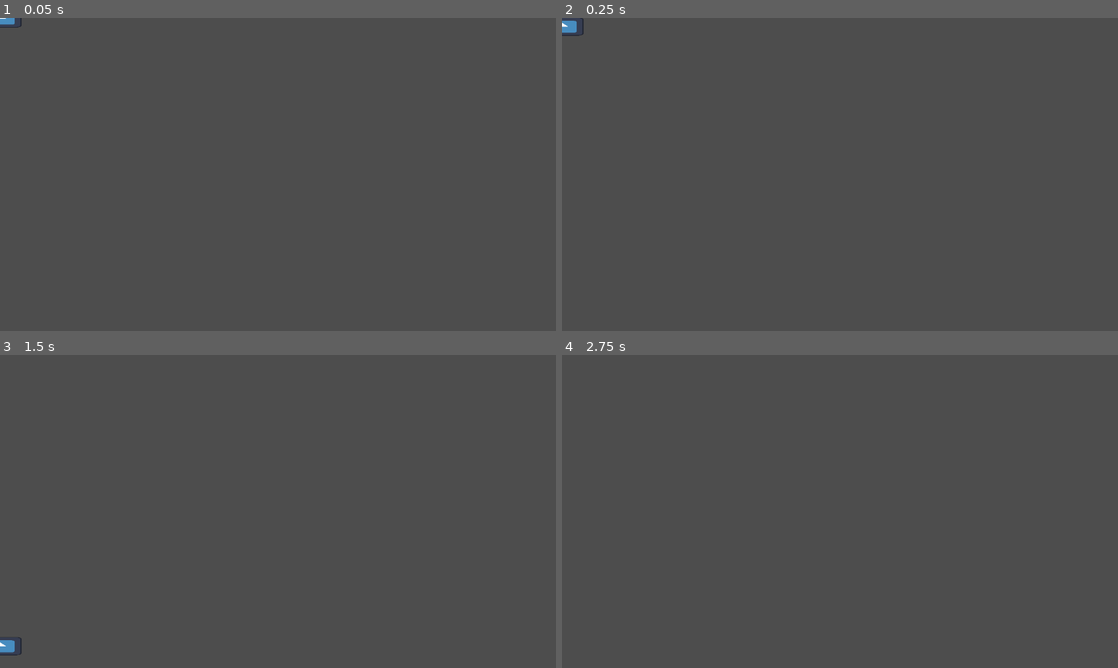
Above: before the commit, frames 1-4 (two rows, left to right).
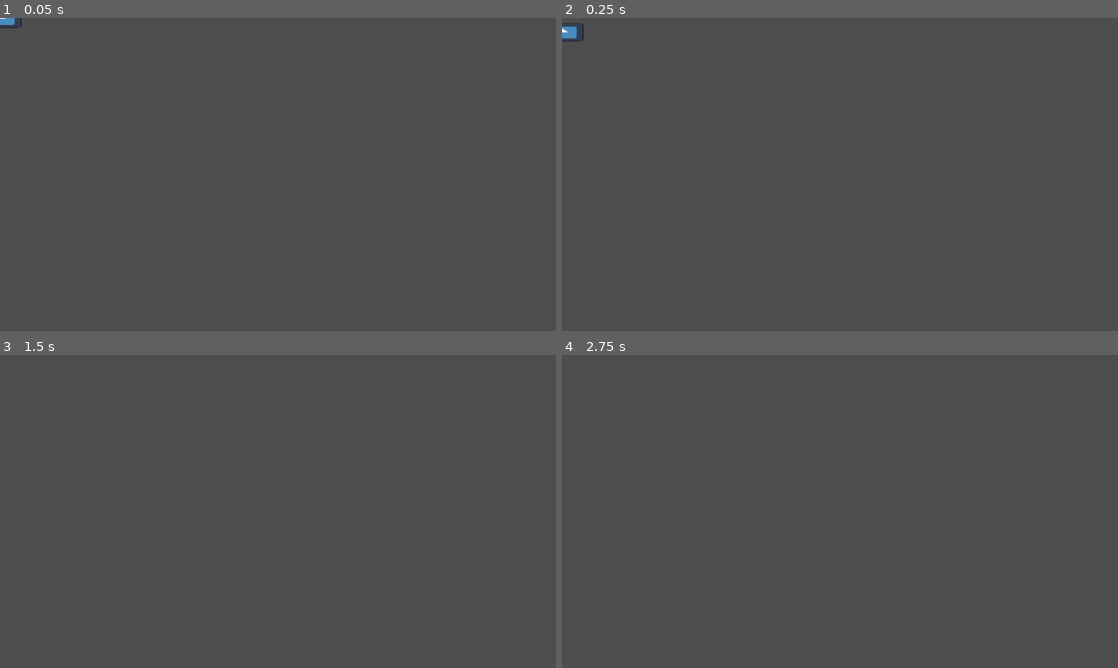
Above: after the commit, the same moments.

Repository: dzfrias/gladiator
Game: Godot game, scene res://scenes/chest.tscn
Two runs of this game, one before a commit and one after it. Both use one fixed random seed, a clock stepped at 60 frames per second and the inputs below. This scene is started directly instead of the project's main scene. The engine's default icon, where the game draws it, is replaced by a stand-in: a white triangle on a blue panel in a dark square.
Inputs (mouse positions are in pixels of both pictures, inside the frame that each line leads up to):
- Up to frame 1 (0.05 s): no input
- Up to frame 2 (0.25 s): no input
- Up to frame 3 (1.5 s): move the mouse to (400, 495) at 0.52 s; hold S (burrow) 0.53-1.28 s; hold D (right) from 0.53 s (still down); tap Space (jump) at 0.77, 1.07 s; move the mouse to (166, 527) at 1.27 s; tap Shift (fallthrough) at 1.35 s
- Up to frame 4 (2.75 s): tap Space (jump) at 1.52, 1.82 s; tap Enter at 2 s; move the mouse to (895, 442) at 2.02 s; release D (right) at 2.03 s; press the mouse at (895, 442) at 2.03 s; hold A (left) from 2.03 s (still down)

The runs differ from the first frame. In frame 1, less than 0.1% of the frame differs, in the area x 0-4%, y 0-4%; in frame 2, 0.1%, in the area x 0-4%, y 0-8%; in frame 3, 0.1%; in frame 4, nothing differs.

Commit message:
Make static body gravity acceleration frame independent
Previously, I thought that normal world gravity was 9.81. I was getting
bad results with using 9.81 * dt because 9.81 * dt is always extremely
small. However, in Godot, it is 981, and 981 * dt is much more
reasonable.

Diff:
--- a/scripts/bullet_case.gd
+++ b/scripts/bullet_case.gd
@@ -3,7 +3,7 @@
 @export var initial_speed: float = 500.0
 @export var angle_sd: float = PI / 32
 @export var rps: float = 6 * PI
-@export var gravity_factor: float = 3.0
+@export var gravity_factor: float = 2.0
 
 var velocity: Vector2
 var _direction: float
@@ -13,7 +13,7 @@
 	_direction = signf(velocity.x)
 
 func _process(delta: float) -> void:
-	velocity.y += 9.81 * gravity_factor
+	velocity.y += 981 * gravity_factor * delta
 
 	$Sprite2D.rotation += rps * _direction * delta
 	var collision := move_and_collide(velocity * delta)
--- a/scripts/chest.gd
+++ b/scripts/chest.gd
@@ -13,7 +13,7 @@
 	$InteractArea.did_interact.connect(_collect)
 
 func _physics_process(delta: float) -> void:
-	_velocity.y += 9.81
+	_velocity.y += 981 * delta
 	var collision := move_and_collide(_velocity * delta, false, 0.08, true)
 	if collision != null:
 		$CollisionShape2D.shape.get_rect().end = collision.get_position()
